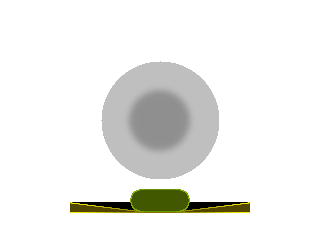
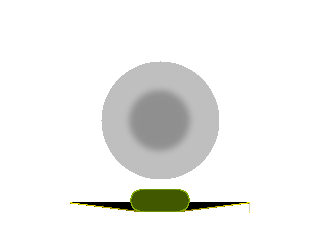
Before/after of a 320×240 layered artwork. What changed in the layer stack:
painted on "buttom_bg variation" over left=70, top=202, right=250, bottom=213
